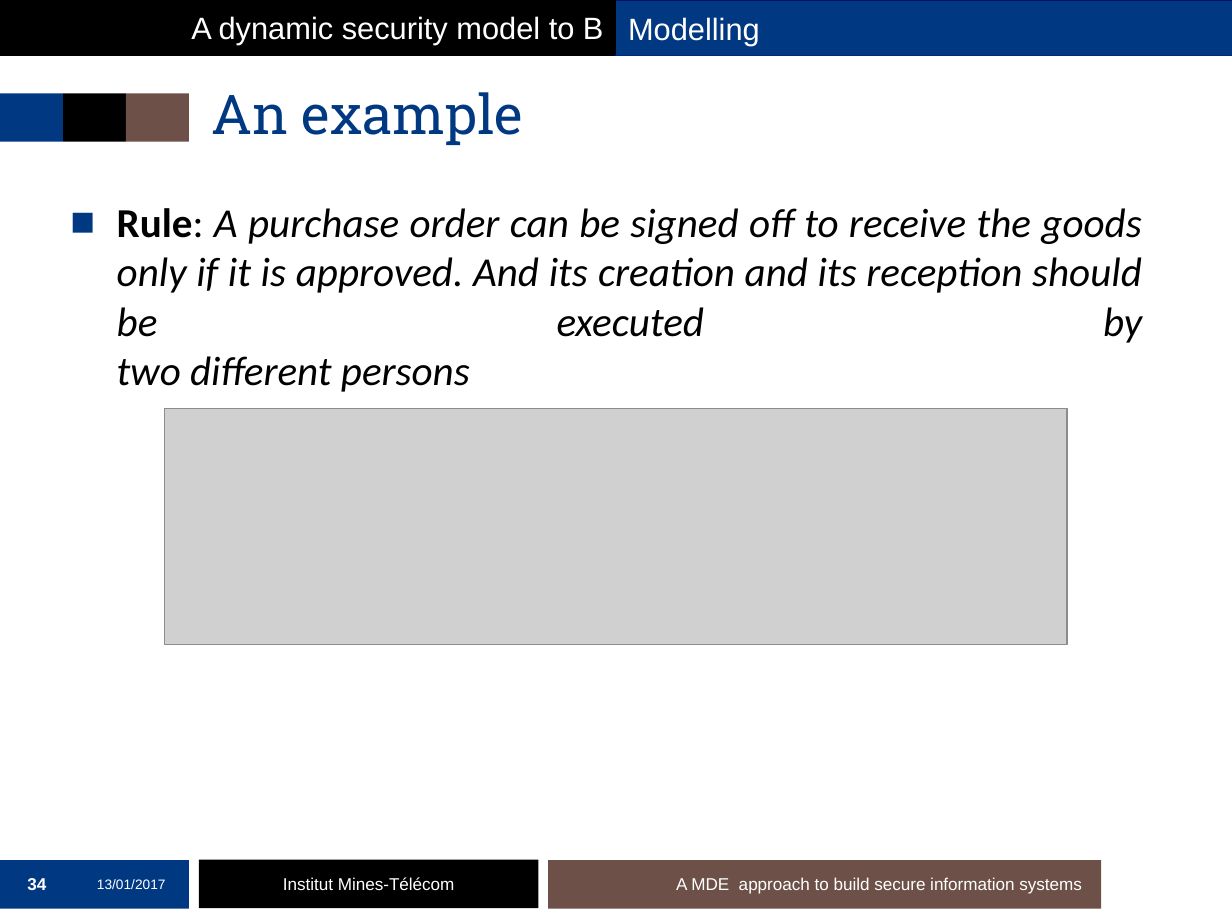
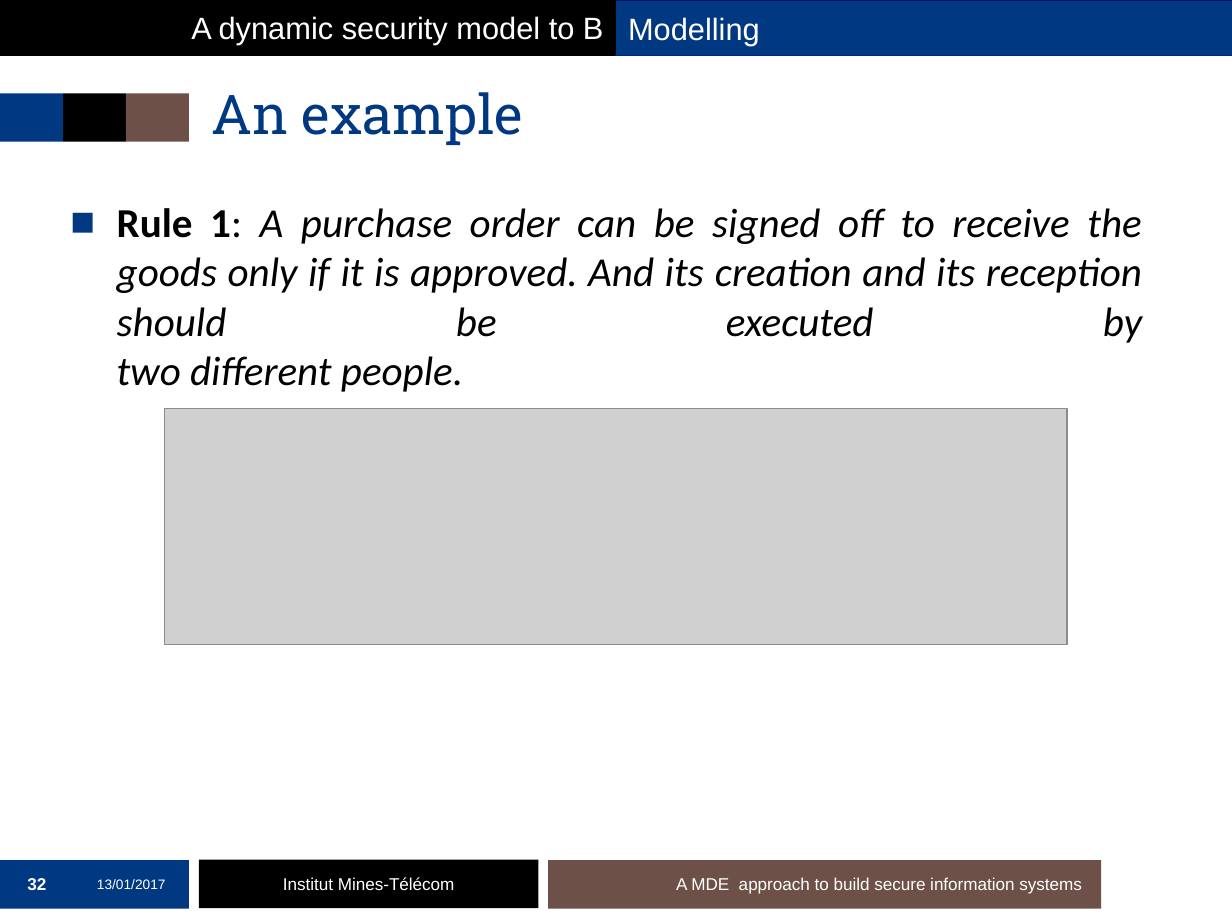
Before and after one commit to mai-ng/phdDefense, a slide deck: slide 32 of slides/presentation-defense.pptx (slide 34 before the commit). Drawn at 1232x924 pixels with LibreOffice and Linux fonts; fonts in the diff are those of the drawing; grey boxes stand for pictures; background and template pictures are left out. Boxes give left, top, right and bottom in pixels: in the first picture for what was removed or moved away, otherwise in the second. Text is boxed around its words. In the diff, an @@ line names an element or a change of style, - is before the commit and + after.

```diff
--- a/slides/presentation-defense.pptx
+++ b/slides/presentation-defense.pptx
@@ text at bbox=[117, 208, 1142, 392]: text changed @@
-■ Rule: A purchase order can be signed off to receive the goods only if it is approved. And its creation and its reception should be executed by
-  two different persons
+■ Rule 1: A purchase order can be signed off to receive the goods only if it is approved. And its creation and its reception should be executed by
+  two different people.
@@ page number at bbox=[27, 878, 46, 890]: text changed @@
-34
+32
```
Also in this commit, not shown: 28 other slides changed, 5 slides added, 1 slide removed.
